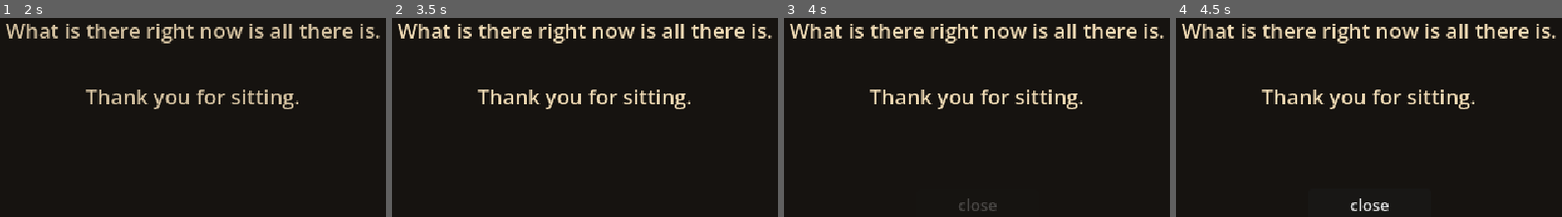
Above: before the commit, frames 1-4 (left to right).
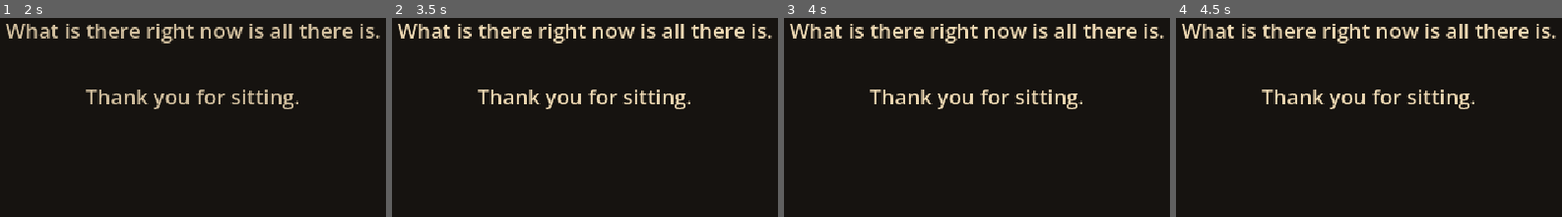
Above: after the commit, the same moments.

Repository: MariusHeider/the-still-path
Game: Godot game, scene res://Scenes/ending.tscn
The game is run twice, just before and just after one commit, with the same random seed, the same clock (stepped at 60 frames per second) and the same inputs. This scene is started directly instead of the project's main scene.
Inputs (mouse positions are in pixels of both pictures, inside the frame that each line leads up to):
- Up to frame 1 (2 s): tap Enter at 0.5 s; move the mouse to (366, 65) at 0.52 s; hold D (move_right) from 0.53 s (still down); tap E (interact) at 0.6, 1.35 s; click (366, 65) at 0.67 s; tap Space (jump) at 0.77, 1.52 s; move the mouse to (34, 111) at 1.27 s
- Up to frame 2 (3.5 s): move the mouse to (outside the picture) at 2.02 s; release D (move_right) at 2.03 s; hold A (move_left) 2.03-2.78 s; tap E (interact) at 2.1, 2.85 s; tap Space (jump) at 2.75, 3.02 s; move the mouse to (546, 177) at 2.77 s; hold D (move_right) from 2.78 s (still down); click (546, 177) at 2.92 s
- Up to frame 3 (4 s): keep holding D (move_right); tap Enter at 3.5 s; move the mouse to (outside the picture) at 3.52 s; tap E (interact) at 3.6 s; tap Space (jump) at 3.77 s
- Up to frame 4 (4.5 s): move the mouse to (outside the picture) at 4.27 s; release D (move_right) at 4.28 s; hold A (move_left) from 4.28 s (still down); tap E (interact) at 4.35 s

Frames 1-2 are identical in both runs. In frame 3, 0.2% of the frame differs, in the area x 45-56%, y 90-98%; in frame 4, 0.3%.

Commit message:
Continue ending, title and elephant polish

Diff:
--- a/Scenes/ending.tscn
+++ b/Scenes/ending.tscn
@@ -28,11 +28,3 @@
 
 Thank you for sitting."
 horizontal_alignment = 1
-
-[node name="Quit" type="Button" parent="."]
-offset_left = 270.0
-offset_top = 262.0
-offset_right = 370.0
-offset_bottom = 286.0
-theme_override_font_sizes/font_size = 13
-text = "close"
--- a/Scenes/title.tscn
+++ b/Scenes/title.tscn
@@ -39,18 +39,18 @@
 horizontal_alignment = 1
 
 [node name="Prompt" type="Label" parent="."]
-offset_top = 290.0
+offset_top = 316.0
 offset_right = 640.0
-offset_bottom = 310.0
+offset_bottom = 336.0
 theme_override_colors/font_color = Color(0.478, 0.435, 0.373, 1)
 theme_override_font_sizes/font_size = 12
 text = "press any key"
 horizontal_alignment = 1
 
 [node name="Tool" type="Label" parent="."]
-offset_top = 246.0
+offset_top = 268.0
 offset_right = 640.0
-offset_bottom = 276.0
+offset_bottom = 298.0
 theme_override_colors/font_color = Color(0.937, 0.855, 0.706, 1)
 theme_override_font_sizes/font_size = 16
 text = "All the rules are my rules."
--- a/Scripts/elephant.gd
+++ b/Scripts/elephant.gd
@@ -18,8 +18,9 @@
 ## How far it carries him. Lands him on the first step of the mountain.
 @export var crossing_distance := 276.0
 @export var crossing_time := 7.0
-## Where the seeker sits on its back.
-@export var rider_offset := Vector2(-6.0, -58.0)
+## Where the seeker sits on its back. Low enough that his legs disappear behind
+## the animal rather than perching on top of it.
+@export var rider_offset := Vector2(-4.0, -46.0)
 
 enum State { HIDDEN, ARRIVING, WAITING, CROSSING, LANDED }
 
--- a/Scripts/ending.gd
+++ b/Scripts/ending.gd
@@ -1,23 +1,13 @@
 extends Control
 ## Closing screen.
 ##
-## Deliberately offers no "play again". The whole argument of the game is that
-## it is possible to make something that lets go of you, so the last screen
-## thanks the player and closes. Anything else would contradict the thing the
-## game just spent ten minutes saying.
+## Deliberately offers nothing. No "play again", and no close button either:
+## the game is played in a browser tab, where quitting is not something a page
+## can do, and a button that does nothing is worse than no button. The last
+## screen says its piece and then simply stays.
 
 func _ready() -> void:
 	$Lines.modulate.a = 0.0
-	$Quit.modulate.a = 0.0
 	var tween := create_tween()
 	tween.tween_interval(0.6)
 	tween.tween_property($Lines, "modulate:a", 1.0, 1.6)
-	tween.tween_interval(1.4)
-	tween.tween_property($Quit, "modulate:a", 1.0, 0.8)
-	tween.tween_callback(func() -> void: $Quit.disabled = false)
-	$Quit.pressed.connect(_on_quit_pressed)
-	$Quit.disabled = true
-
-
-func _on_quit_pressed() -> void:
-	get_tree().quit()
--- a/Scripts/player.gd
+++ b/Scripts/player.gd
@@ -233,6 +233,7 @@
 func mount(what: Node2D) -> void:
 	riding = what
 	velocity = Vector2.ZERO
+	facing = 1
 	_set_seated(false)
 
 
@@ -359,7 +360,9 @@
 
 	var next := "idle"
 	if riding != null:
-		_play_first(["ride", "sit", "idle"])
+		# Plain idle until there is a riding pose; sitting cross-legged on an
+		# elephant's back looks stranger than simply standing there.
+		_play_first(["ride", "idle"])
 		return
 	if is_seated:
 		next = "sit"
